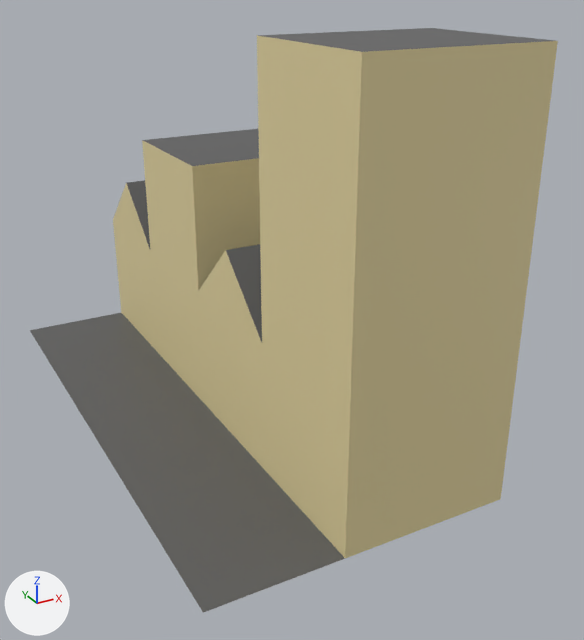
The glTF model assets/buildings/2x1_Buildings2.col.glb as it was, and as the next commit left it.
Before and after are seen from a 50 mm lens placed at (-21.5, -50.3, 30.4), pointed at (3.6, -4.8, 7.7). The lights are fixed; the arrows at lower left show +X, +Y and +Z. Vertices at the same position are counted once.

In view in the first picture: '2x1_Buildings2.col.001'.
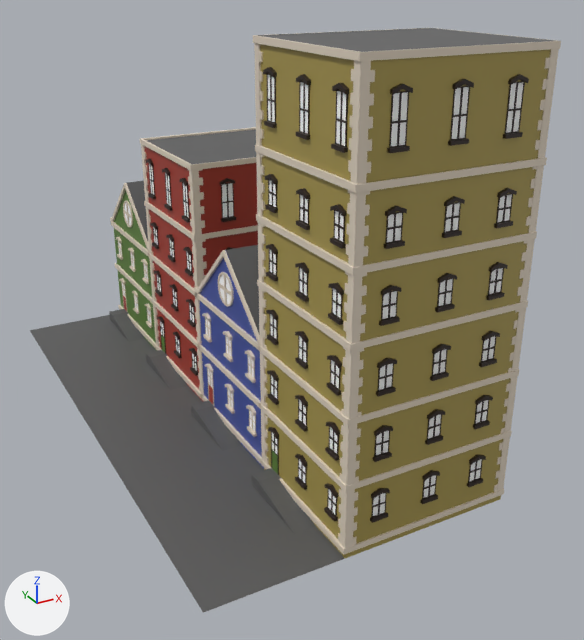
Changed parts and their boxes [x1, y1, x2, y2] in the pictures (584 x 640 px):
'2x1_Buildings2.col.001', recoloured, reshaped
    before: [30, 28, 558, 613]
    after: [30, 28, 561, 613]
part 1 of me_plane_023, added
    after: [109, 28, 561, 555]
part 2 of me_plane_023, recoloured (beige to red)
    both: [145, 146, 258, 402]
part 3 of me_plane_023, recoloured (beige to green)
    both: [114, 190, 157, 351]
part 4 of me_plane_023, recoloured (beige to blue)
    both: [199, 252, 264, 469]

Edits to the bpy script that builds the scene:
```text
Change mat_material_045:
    mat_material_045.base_color: (0.8, 0.687, 0.365) -> (0.392, 0.309, 0.0777)  # beige #e7d8a3 -> yellow #a8974f
Add mat_building:
    mat_building = principled_material('Building')
    mat_building.base_color = (0.772, 0.675, 0.551)  # light grey #e4d6c4
Add mat_wood:
    mat_wood = principled_material('Wood')
    mat_wood.base_color = (0.0218, 0.0109, 0.00729)  # black #291b15
Add mat_blew:
    mat_blew = principled_material('Blew')
    mat_blew.base_color = (0.0569, 0.0873, 0.356)  # blue #4353a1
Add mat_red:
    mat_red = principled_material('red')
    mat_red.base_color = (0.377, 0.043, 0.0253)  # red #a53a2c
Add mat_glass:
    mat_glass = principled_material('Glass')
    mat_glass.base_color = (1.0, 1.0, 1.0)  # white #ffffff
    mat_glass.metallic = 1.0
    mat_glass.roughness = 1.0
Add mat_green_walls:
    mat_green_walls = principled_material('Green Walls')
    mat_green_walls.base_color = (0.107, 0.214, 0.0363)  # green #5c7f36
Change me_plane_023:
    used by ob_2x1_buildings2_col_001; location = (0.0, 0.0, 0.0)
    remove me_plane_023.from_pydata(...)  # 34 vertices, 62 faces; spans x -10.0..10.0, y -20.0..20.0, z 0.0..27.0
    add me_plane_023.from_pydata(...)  # 14243 vertices, 23670 faces; spans x -10.0..10.2, y -20.2..20.4, z 0.0..27.0
    me_plane_023 part 1: 14209 vertices added at x -2.9..10.2, y -20.2..20.4, z 0.0..27.0
    me_plane_023 part 2: 14 faces spanning x -1.4..10.0, y 0.0..10.0, z 0.0..18.1 switch from mat_material_045 (beige #e7d8a3) to mat_red (red #a53a2c)
    me_plane_023 part 3: 10 faces spanning x -1.4..10.0, y 10.0..20.0, z 0.0..13.7 switch from mat_material_045 (beige #e7d8a3) to mat_green_walls (green #5c7f36)
    me_plane_023 part 4: 6 faces spanning x -1.4..10.0, y -10.0..0.0, z 0.0..13.7 switch from mat_material_045 (beige #e7d8a3) to mat_blew (blue #4353a1)
    add me_plane_023.materials.append(mat_glass)  # white #ffffff
    add me_plane_023.materials.append(mat_wood)  # black #291b15
    add me_plane_023.materials.append(mat_building)  # light grey #e4d6c4
```
